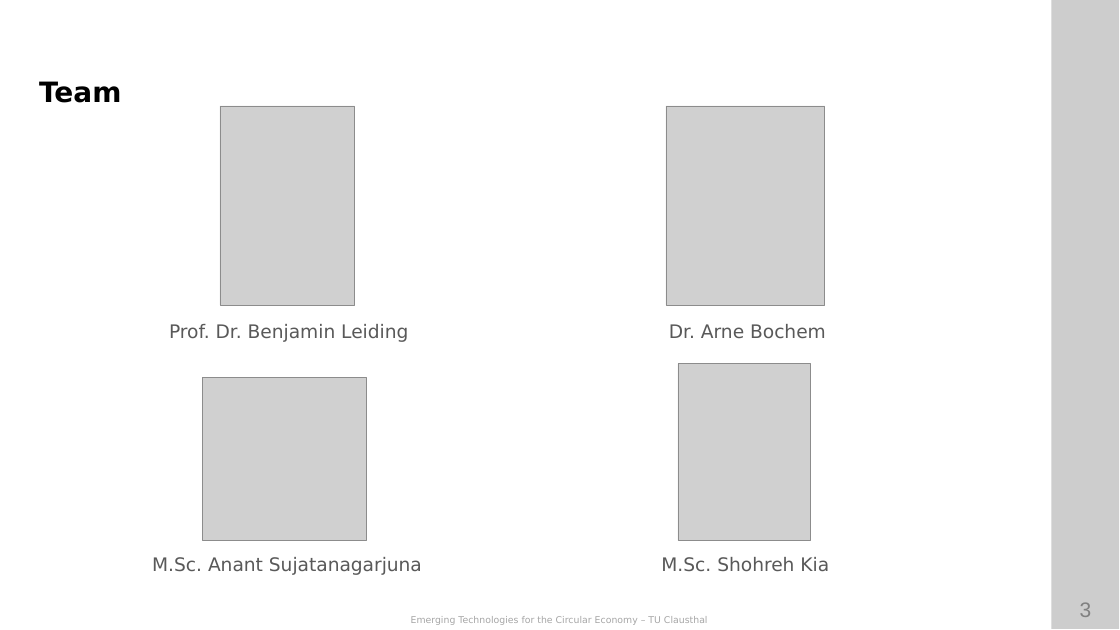
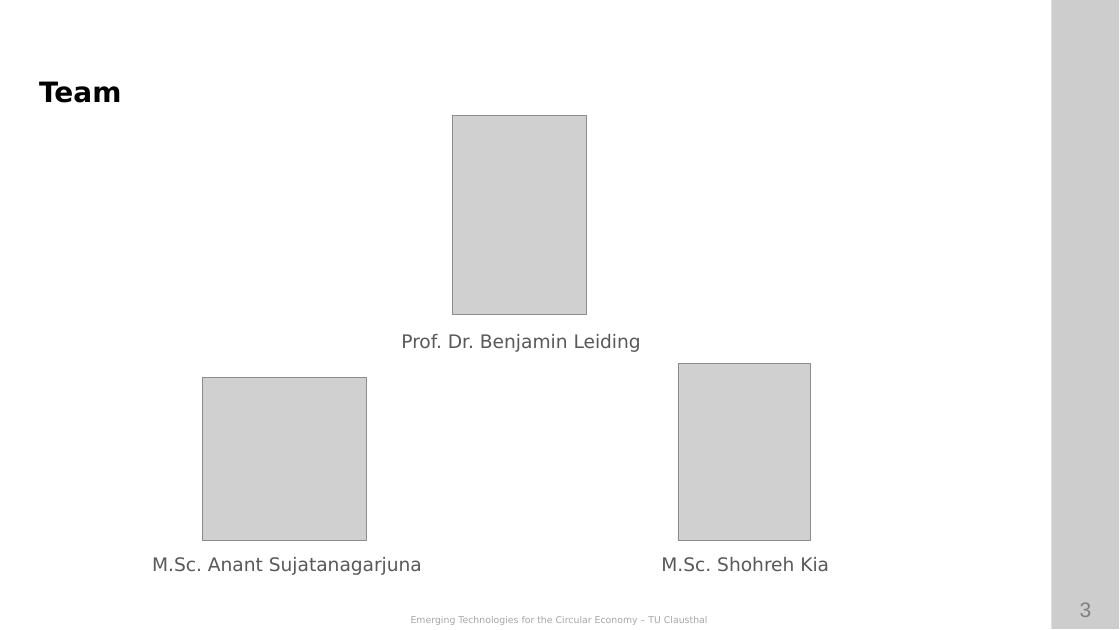
Before and after one commit to ETCE-LAB/teaching-material, a slide deck: slide 3 of Emerging-Technologies-for-the-Circular-Economy/ETCE-L00-Organization.pptx. Drawn at 1120x630 pixels with LibreOffice and Linux fonts; fonts in the diff are those of the drawing; grey boxes stand for pictures; background and template pictures are left out. Boxes give left, top, right and bottom in pixels: in the first picture for what was removed or moved away, otherwise in the second. Text is boxed around its words. In the diff, an @@ line names an element or a change of style, - is before the commit and + after.

```diff
--- a/Emerging-Technologies-for-the-Circular-Economy/ETCE-L00-Organization.pptx
+++ b/Emerging-Technologies-for-the-Circular-Economy/ETCE-L00-Organization.pptx
@@ picture: place and size @@
-picture at (220,106,355,305)
+picture at (452,115,586,314)
@@ picture removed at (666,106,825,305) @@
@@ text "Prof. Dr. Benjamin Leiding": place and size @@
-text "Prof. Dr. Benjamin Leiding" at (169,324,408,342)
+text "Prof. Dr. Benjamin Leiding" at (401,334,641,352)
@@ text removed at (669,324,826,339) @@
-Dr. Arne Bochem
```
Also in this commit, not shown: 10 other slides changed, 2 slides added, 8 slides removed, 1 other file.
